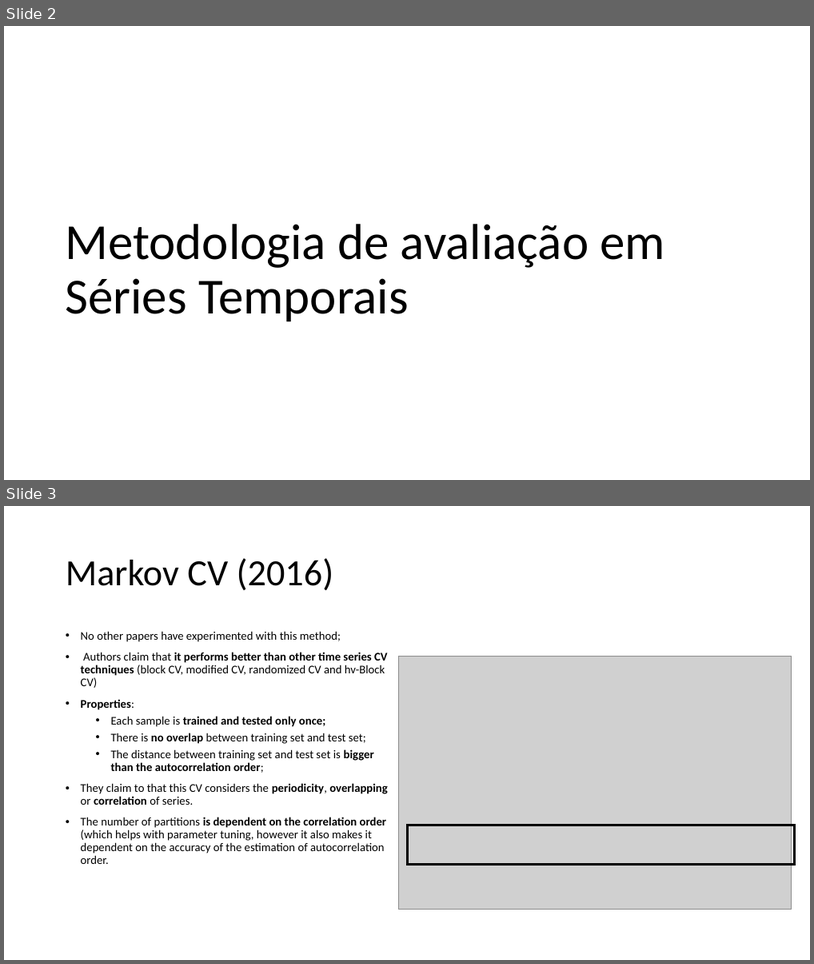
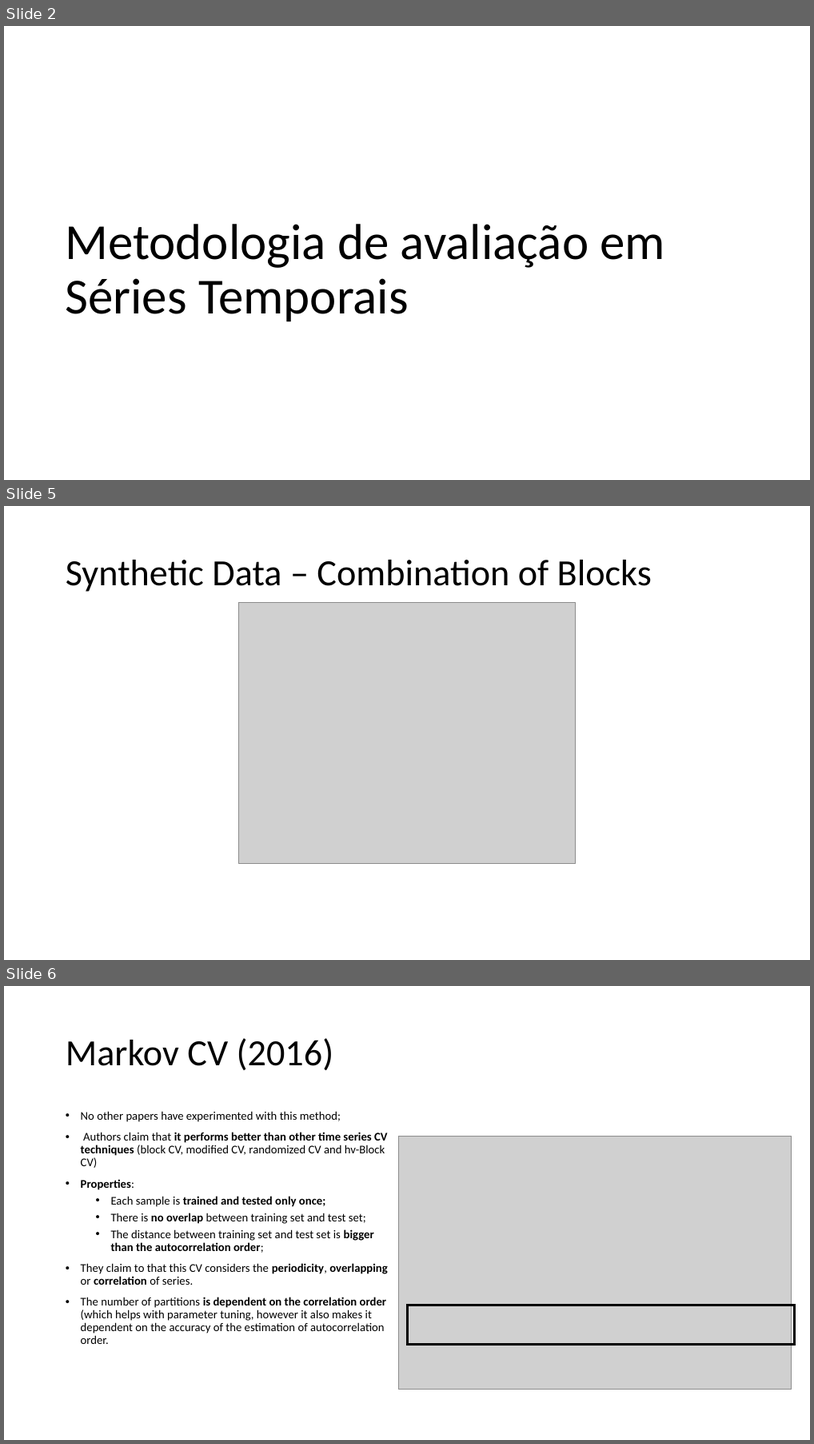
Before and after one commit to MiguelLoureiro98/timecave, a slide deck: papers/.ppt/TimeSeriesCV_11042024.pptx. Shown one above the other, each under a label of ours: slides 2 and 3 before the commit, slides 2, 5 and 6 after it; the slides between them are not shown. The pictures are 814x964 and 814x1444 pixels, drawn with LibreOffice and Linux fonts; fonts in the diff are those of the drawing; grey boxes stand for pictures. Boxes give left, top, right and bottom in pixels: in the first picture for what was removed or moved away, otherwise in the second. Text is boxed around its words. In the diff, an @@ line names an element or a change of style, - is before the commit and + after.

```diff
--- a/papers/.ppt/TimeSeriesCV_11042024.pptx
+++ b/papers/.ppt/TimeSeriesCV_11042024.pptx
@@ slide 5 added at bbox=[4, 506, 810, 960], background #FFFFFF @@
@@ title added at bbox=[66, 560, 652, 592], 44 pt, text #000000 @@
+Synthetic Data – Combination of Blocks
@@ picture added at bbox=[239, 603, 576, 863] @@
@@ what was slide 3 is now slide 6 @@
```
Also in this commit, not shown: 2 other slides added, 17 slides removed.
